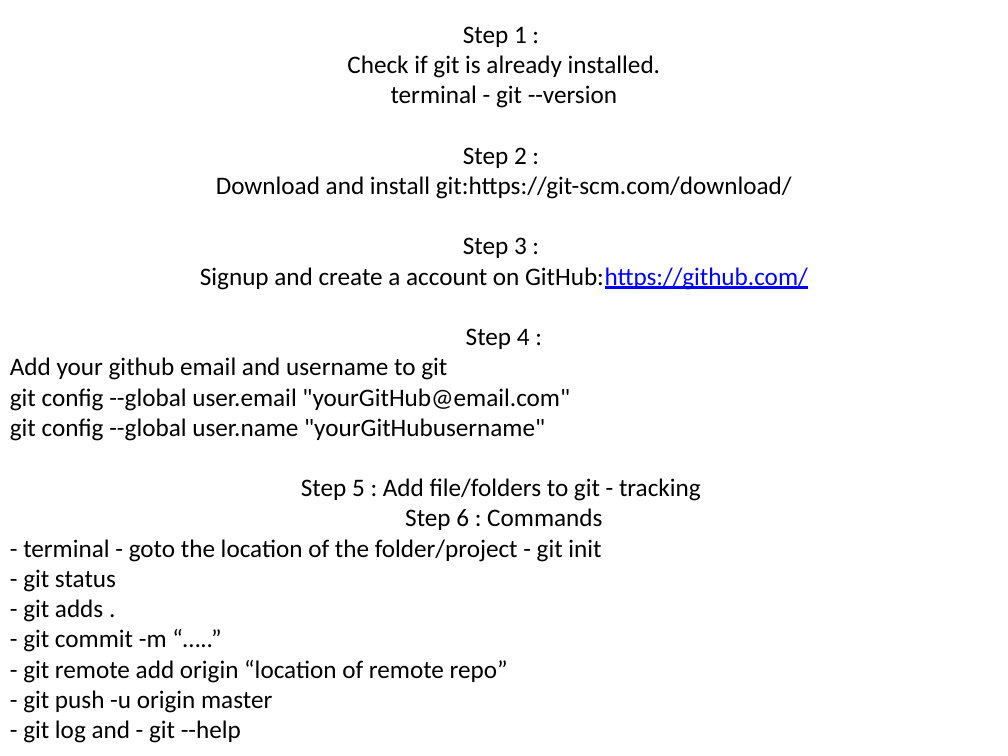
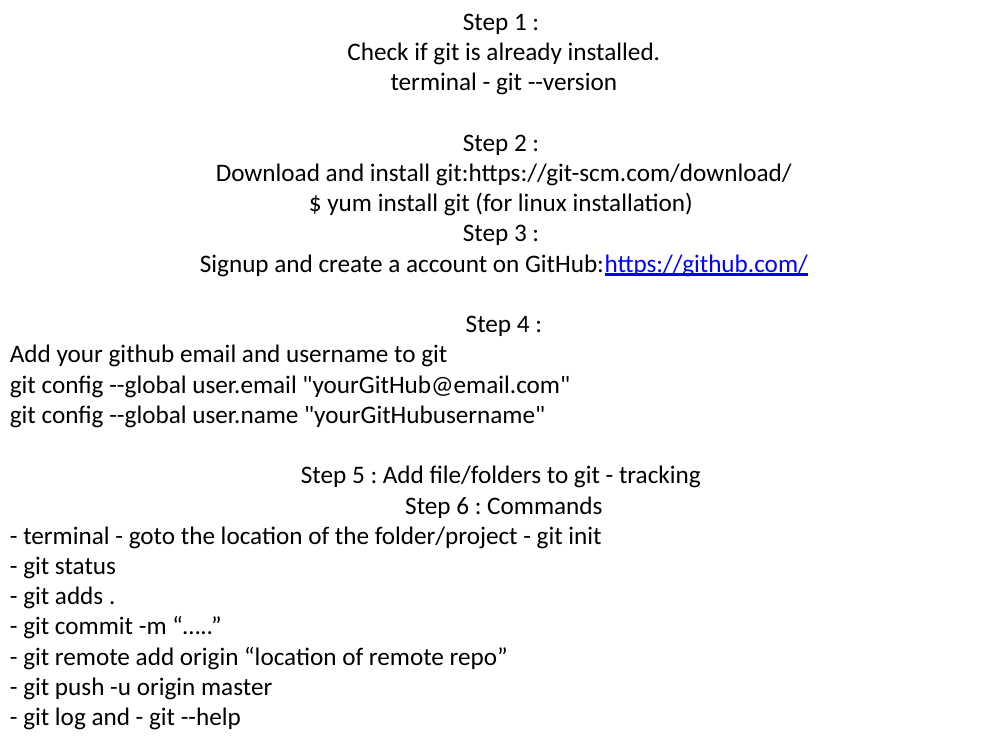
Before and after one commit to zameerpasha/DevopsTrainingRepo, a slide deck: slide 10 of GIT/GIT-Version Control System.pptx. Drawn at 1008x756 pixels with LibreOffice and Linux fonts; fonts in the diff are those of the drawing. Boxes give left, top, right and bottom in pixels: in the first picture for what was removed or moved away, otherwise in the second. Text is boxed around its words. In the diff, an @@ line names an element or a change of style, - is before the commit and + after.

Commit message:
adde git intro ppt and editted git.ppt

```diff
--- a/GIT/GIT-Version Control System.pptx
+++ b/GIT/GIT-Version Control System.pptx
@@ text "Step 1 :": place and size @@
-text "Step 1 :" at [10, 26, 808, 743]
+text "Step 1 :" at [10, 13, 808, 730]
@@ text at [327, 192, 693, 216]: paragraph added @@
+$ yum install git (for linux installation)
```
Also in this commit, not shown: 1 other file.
